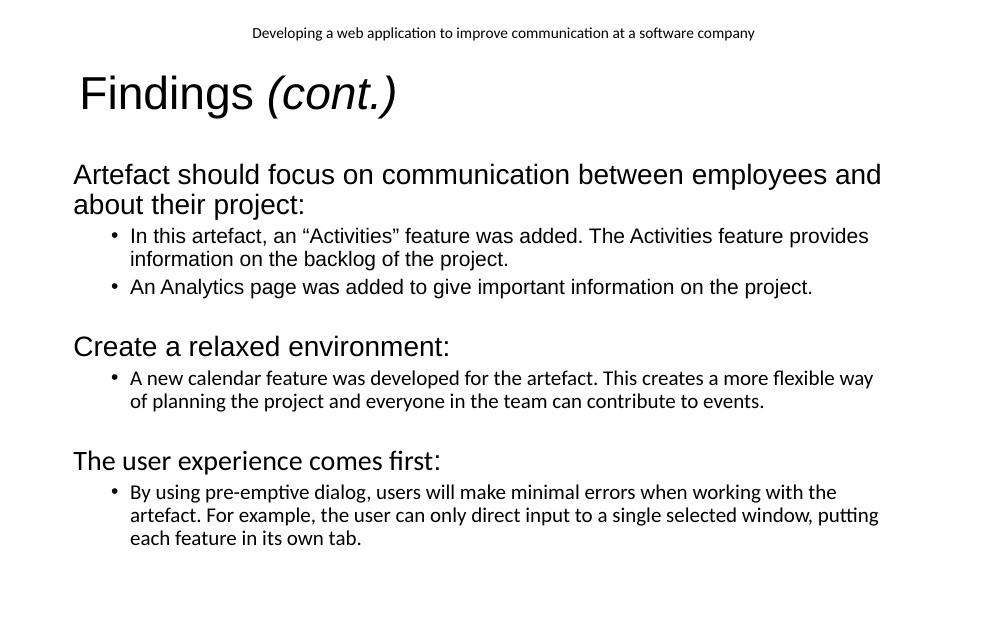
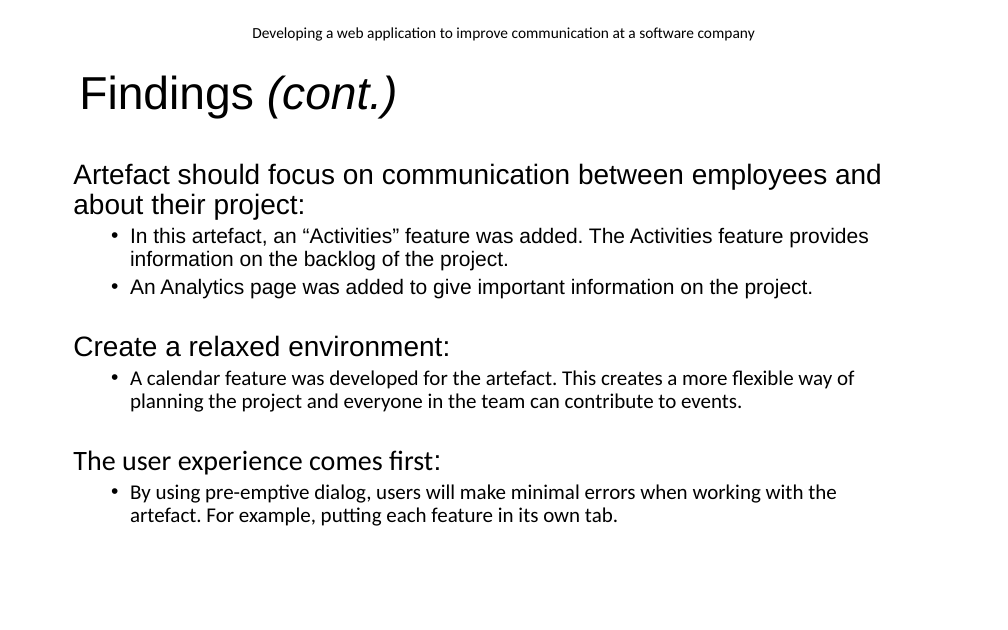
Before and after one commit to EnricoDreyer/Honors2021, a slide deck: slide 14 of Z ITRI 671 Research/Presentation/ITRI671_Presentation.pptx (slide 15 before the commit). Drawn at 1008x630 pixels with LibreOffice and Linux fonts; fonts in the diff are those of the drawing; background and template pictures are left out. Boxes give left, top, right and bottom in pixels: in the first picture for what was removed or moved away, otherwise in the second. Text is boxed around its words. In the diff, an @@ line names an element or a change of style, - is before the commit and + after.

```diff
--- a/Z ITRI 671 Research/Presentation/ITRI671_Presentation.pptx
+++ b/Z ITRI 671 Research/Presentation/ITRI671_Presentation.pptx
@@ text at <box>130,370,854,412</box>: text changed @@
-    • A new calendar feature was developed for the artefact. This creates a more flexible way of planning the project and everyone in the team can contribute to events.
+    • A calendar feature was developed for the artefact. This creates a more flexible way of planning the project and everyone in the team can contribute to events.
@@ text at <box>130,484,836,526</box>: text changed @@
-    • By using pre-emptive dialog, users will make minimal errors when working with the artefact. For example, the user can only direct input to a single selected window, putting each feature in its own tab.
+    • By using pre-emptive dialog, users will make minimal errors when working with the artefact. For example, putting each feature in its own tab.
```
Also in this commit, not shown: 9 other slides changed, 4 slides added, 1 slide removed, 13 other files.
